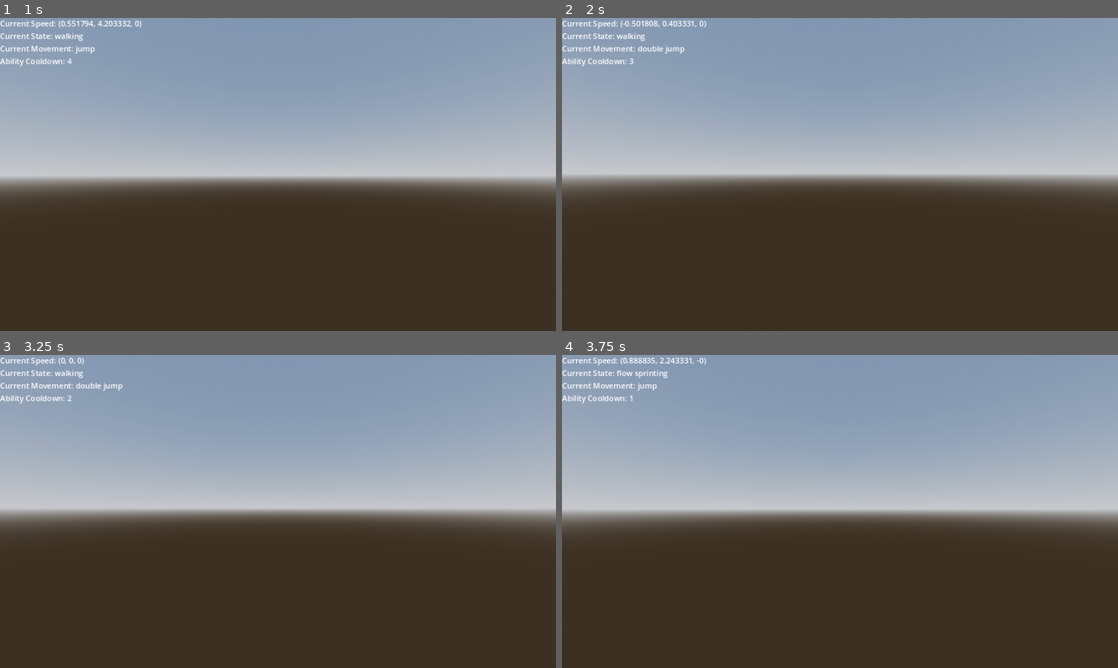
Above: before the commit, frames 1-4 (two rows, left to right).
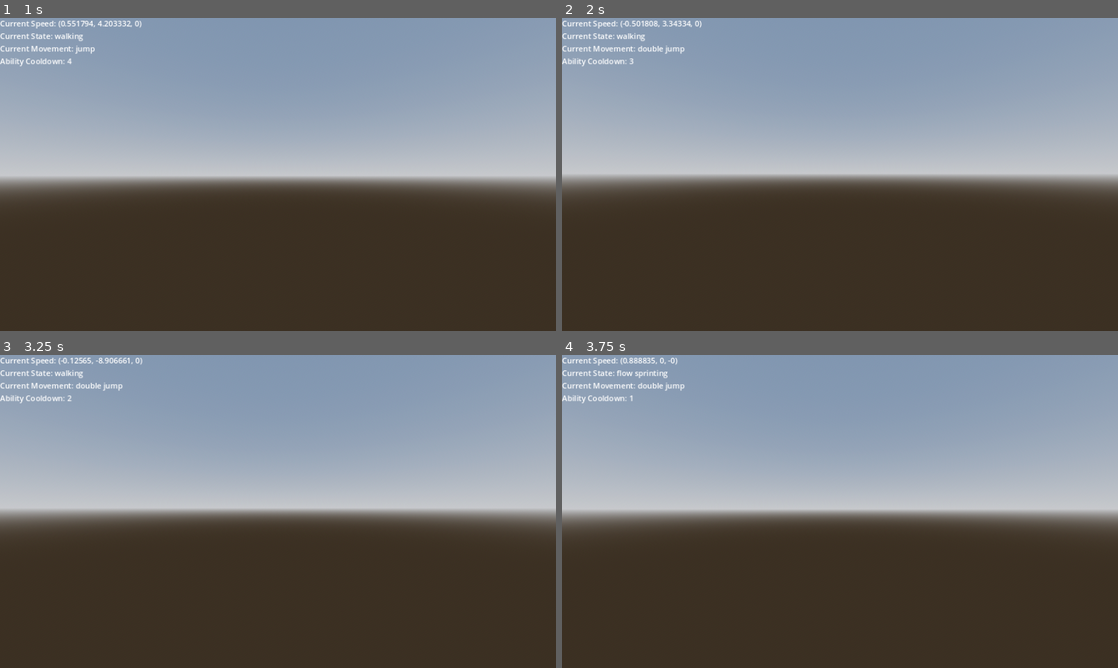
Above: after the commit, the same moments.

Repository: Nadelio/FPSC
Game: Godot game, scene res://World/environment.tscn
The game is run twice, just before and just after one commit, with the same random seed, the same clock (stepped at 60 frames per second) and the same inputs.
Inputs (mouse positions are in pixels of both pictures, inside the frame that each line leads up to):
- Up to frame 1 (1 s): move the mouse to (305, 174) at 0.52 s; hold W (move_forward) from 0.53 s (still down); tap Q (ability) at 0.6 s; tap Space (jump) at 0.77, 0.8 s
- Up to frame 2 (2 s): keep holding W (move_forward); tap Space (jump) at 1.07, 1.35, 1.52, 1.82 s; move the mouse to (812, 174) at 1.27 s; tap Q (ability) at 1.55 s
- Up to frame 3 (3.25 s): keep holding W (move_forward); move the mouse to (289, 505) at 2.02 s; tap Q (ability) at 2.1, 3.05 s; tap Space (jump) at 2.3, 3.02 s; move the mouse to (272, 517) at 2.77 s; tap Ctrl (crouch) at 2.85 s
- Up to frame 4 (3.75 s): keep holding W (move_forward); tap Space (jump) at 3.32 s; move the mouse to (878, 514) at 3.52 s; hold Shift (sprint) from 3.53 s (still down)

Frame 1 is identical in both runs. In frame 2, less than 0.1% of the frame differs, in the area x 18-26%, y 0-4%; in frame 3, 0.1%; in frame 4, 0.2%, in the area x 13-26%, y 0-12%.

Commit message:
Minor tuning to jumping, added notes
Added note to increase the length of the DashCheck raycast to increase the distance of a dash.

Diff:
--- a/Player/player.gd
+++ b/Player/player.gd
@@ -92,7 +92,7 @@
 
 	if(Input.is_action_just_pressed('jump') and (is_on_floor() == false) and (double_jump() == true)): # double jump logic
 		emit_signal("movement", "double jump")
-		velocity.y += JUMP_VELOCITY
+		velocity.y = velocity.y * 0 + JUMP_VELOCITY + JUMP_VELOCITY
 		jump_count -= 1
 
 	# get the input direction and handle the movement
@@ -166,7 +166,7 @@
 		slow_physics = 0
 
 	if(Input.is_action_just_pressed("ability") and (dash() == true) and direction): # dashing and future movement logic will be here
-		if(DashCheck.is_colliding()):
+		if(DashCheck.is_colliding()): # make sure to increase the length of DashCheck raycast, dash needs to be increased
 			var origin = DashCheck.global_transform.origin
 			var collision_point = DashCheck.get_collision_point()
 			dashDistance = origin.distance_to(collision_point)
